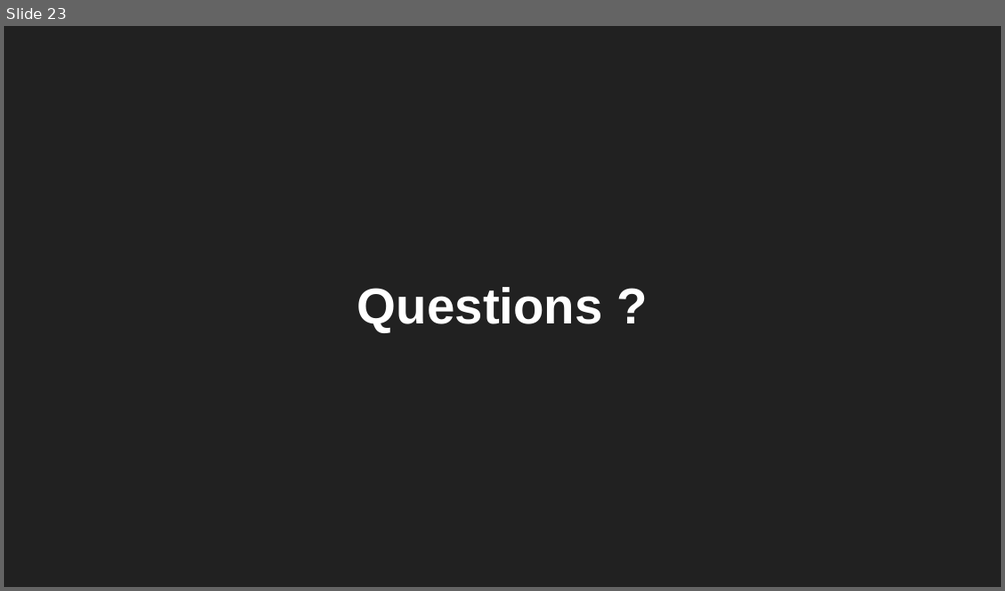
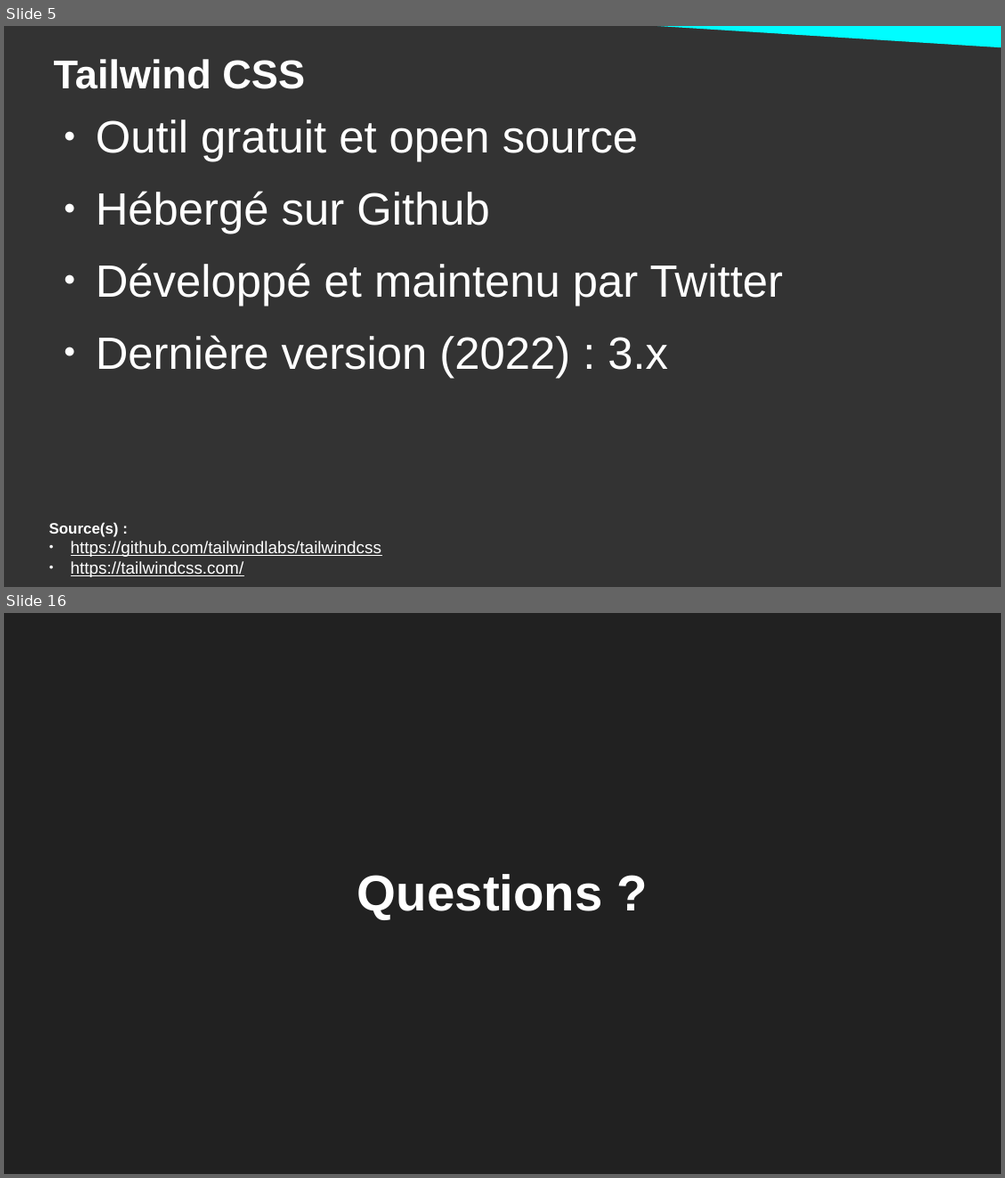
Before and after one commit to DanYellow/cours, a slide deck: integration-web-s2/cours-magistraux/numero-1/presentation.odp. Shown one above the other, each under a label of ours: slide 23 before the commit, slides 5 and 16 after it; the slides between them are not shown. The pictures are 1005x591 and 1005x1178 pixels, drawn with LibreOffice and Linux fonts; fonts in the diff are those of the drawing. Boxes give left, top, right and bottom in pixels: in the first picture for what was removed or moved away, otherwise in the second. Text is boxed around its words. In the diff, an @@ line names an element or a change of style, - is before the commit and + after.

```diff
--- a/integration-web-s2/cours-magistraux/numero-1/presentation.odp
+++ b/integration-web-s2/cours-magistraux/numero-1/presentation.odp
@@ slide 5 added at bbox=[4, 26, 1001, 587], background #333333 @@
@@ right triangle added at bbox=[545, 26, 1001, 51], fill #00FDFF @@
@@ title added at bbox=[54, 59, 305, 89], 32 pt, text #FFFFFF, bold @@
+Tailwind CSS
@@ text added at bbox=[96, 119, 783, 378], 36 pt, text #FFFFFF @@
+● Outil gratuit et open source
+● Hébergé sur Github
+● Développé et maintenu par Twitter
+● Dernière version (2022) : 3.x
@@ text added at bbox=[49, 522, 381, 577], 13.4 pt, text #FFFFFF, underline @@
+Source(s) :
+● https://github.com/tailwindlabs/tailwindcss
+● https://tailwindcss.com/
@@ what was slide 23 is now slide 16 @@
```
Also in this commit, not shown: 1 slide changed, 13 other slides added, 21 slides removed, 10 other files.
